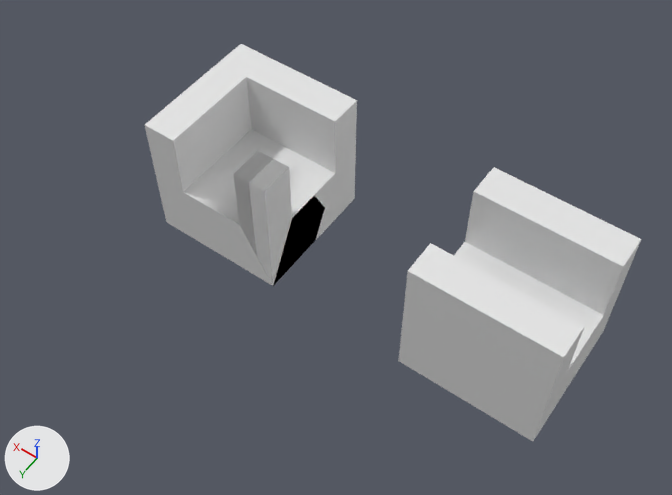
One commit to the FBX model Assets/Source/Tilemap.fbx: the scene before it, then after it.
Before and after are seen from a 50 mm lens placed at (-4.15, 6.7, 9.64), pointed at (0.29, 0.47, -0.15). Arrows for +X, +Y and +Z are at lower left; the lights stay in place. Where no turn or scale is listed for an object, it has been applied to the vertices. Vertices at the same position are counted once.

The scene before the commit, as lines of its bpy script (objects in view):
```python
me_cube = bpy.data.meshes.new('Cube')
me_cube.from_pydata(...)  # 23 vertices, 22 faces; spans x -1.0..1.0, y -1.0..1.0, z -1.0..1.0
me_cube.materials.append(mat_material)  # white #e7e7e7
me_cube_001 = bpy.data.meshes.new('Cube.001')
me_cube_001.from_pydata(...)  # 16 vertices, 14 faces; spans x -3.0..-1.0, y -1.0..1.0, z -1.0..1.0
me_cube_001.materials.append(mat_material_001)  # white #e7e7e7
ob_tilemap = bpy.data.objects.new('Tilemap', me_cube)
ob_tilemap.location = (2.0, 0.0, 0.0)
ob_tilemap_001 = bpy.data.objects.new('Tilemap.001', me_cube_001)
ob_tilemap_001.location = (-0.1, 0.0, 0.0)
```
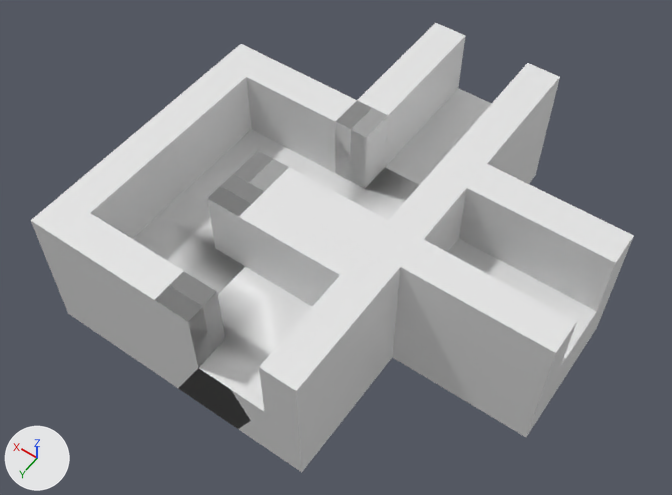
Where the newer file only moved an object's origin or applied its transform, the numbers keep the older frame.

What differs and where, as boxes [x1, y1, x2, y2] in the pictures (672 x 495 px):
'Curve_DownLeft', added: after [155, 191, 401, 472]
'Tilemap.001', moved: before [398, 167, 641, 441]; after [392, 164, 634, 437]
'Corner_UpRight', added: after [31, 125, 264, 388]
'Straight_UpDown', added: after [357, 23, 560, 185]
'Corner_UpLeft', added: after [265, 101, 486, 267]

Patch to the scene script:
```diff
--- a/Assets/Source/Tilemap.fbx.py
+++ b/Assets/Source/Tilemap.fbx.py
@@ mat_material_007 @@
+mat_material_007 = principled_material('Material.007')
+mat_material_007.base_color = (0.8, 0.8, 0.8)  # white #e7e7e7
+mat_material_007.roughness = 0.4
@@ mat_material_009 @@
+mat_material_009 = principled_material('Material.009')
+mat_material_009.base_color = (0.8, 0.8, 0.8)  # white #e7e7e7
+mat_material_009.roughness = 0.4
@@ mat_material_005 @@
+mat_material_005 = principled_material('Material.005')
+mat_material_005.base_color = (0.8, 0.8, 0.8)  # white #e7e7e7
+mat_material_005.roughness = 0.4
@@ me_cube_001 @@
 me_cube_001.from_pydata(...)  # 16 vertices, 14 faces; spans x -3.0..-1.0, y -1.0..1.0, z -1.0..1.0
 # used by ob_tilemap_001; location = (-0.1, 0.0, 0.0)
+# me_cube_001 part 1: the whole mesh is moved by (2.0, 0.0, 0.04)
 me_cube_001.materials.append(mat_material_001)
@@ me_cube_004 @@
+me_cube_004.from_pydata(...)  # 23 vertices, 22 faces; spans x -1.0..1.0, y -1.0..1.0, z -1.0..1.0
+me_cube_004.materials.append(mat_material_007)  # white #e7e7e7
@@ me_cube_001_1 @@
+me_cube_001_1.from_pydata(...)  # 16 vertices, 14 faces; spans x -1.0..1.0, y -1.0..1.0, z -0.96..1.04
+me_cube_001_1.materials.append(mat_material_001)  # white #e7e7e7
@@ me_cube_005 @@
+me_cube_005.from_pydata(...)  # 23 vertices, 22 faces; spans x -0.97..1.03, y -0.97..1.03, z -0.96..1.04
+me_cube_005.materials.append(mat_material_009)  # white #e7e7e7
@@ me_cube_003 @@
+me_cube_003.from_pydata(...)  # 23 vertices, 22 faces; spans x -1.0..1.0, y -1.0..1.0, z -1.0..1.0
+me_cube_003.materials.append(mat_material_005)  # white #e7e7e7
@@ ob_tilemap_001 @@
 ob_tilemap_001 = bpy.data.objects.new('Tilemap.001', me_cube_001)
-ob_tilemap_001.location = (-0.1, 0.0, 0.0)
+ob_tilemap_001.location = (-2.0, 0.0, -0.04)
@@ ob_corner_upleft @@
+ob_corner_upleft = bpy.data.objects.new('Corner_UpLeft', me_cube_004)
+ob_corner_upleft.location = (0.0, 0.0, 0.0)
@@ ob_straight_updown @@
+ob_straight_updown = bpy.data.objects.new('Straight_UpDown', me_cube_001_1)
+ob_straight_updown.location = (0.0, -2.0, -0.04)
@@ ob_curve_downleft @@
+ob_curve_downleft = bpy.data.objects.new('Curve_DownLeft', me_cube_005)
+ob_curve_downleft.location = (-0.03, 1.97, -0.04)
@@ ob_corner_upright @@
+ob_corner_upright = bpy.data.objects.new('Corner_UpRight', me_cube_003)
+ob_corner_upright.location = (2.0, 2.0, 0.0)
```
